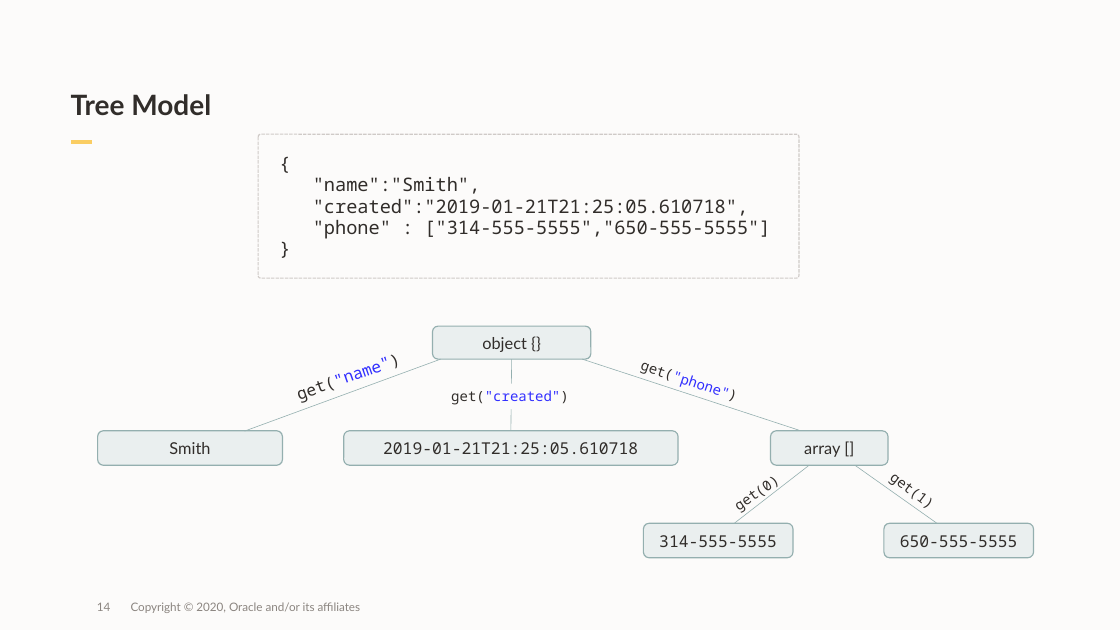
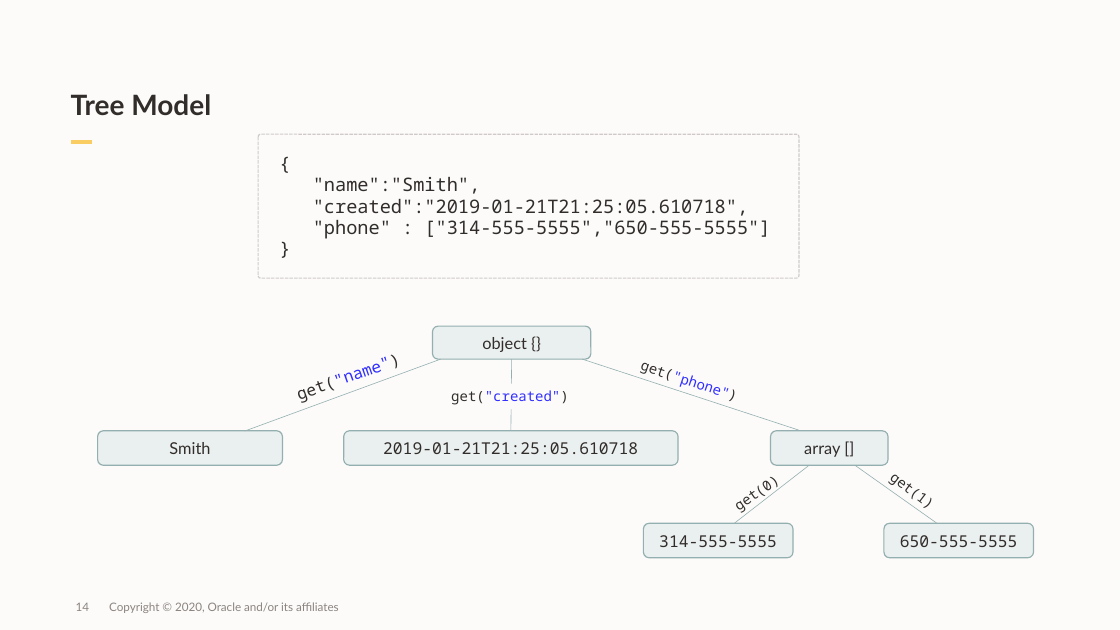
Before and after one commit to oracle/json-in-db, a slide deck: slide 14 of Presentations/jdbc-json.pptx. Drawn at 1120x630 pixels with LibreOffice and Linux fonts; fonts in the diff are those of the drawing; background and template pictures are left out. Boxes give left, top, right and bottom in pixels: in the first picture for what was removed or moved away, otherwise in the second. Text is boxed around its words. In the diff, an @@ line names an element or a change of style, - is before the commit and + after.

```diff
--- a/Presentations/jdbc-json.pptx
+++ b/Presentations/jdbc-json.pptx
@@ page number: place and size @@
-page number at box(97, 602, 110, 611)
+page number at box(76, 603, 89, 611)
@@ text "Copyright © 2020, Oracle and/or ...": place and size @@
-text "Copyright © 2020, Oracle and/or ..." at box(131, 602, 361, 613)
+text "Copyright © 2020, Oracle and/or ..." at box(109, 602, 339, 613)
```
Also in this commit, not shown: 24 other slides changed.
